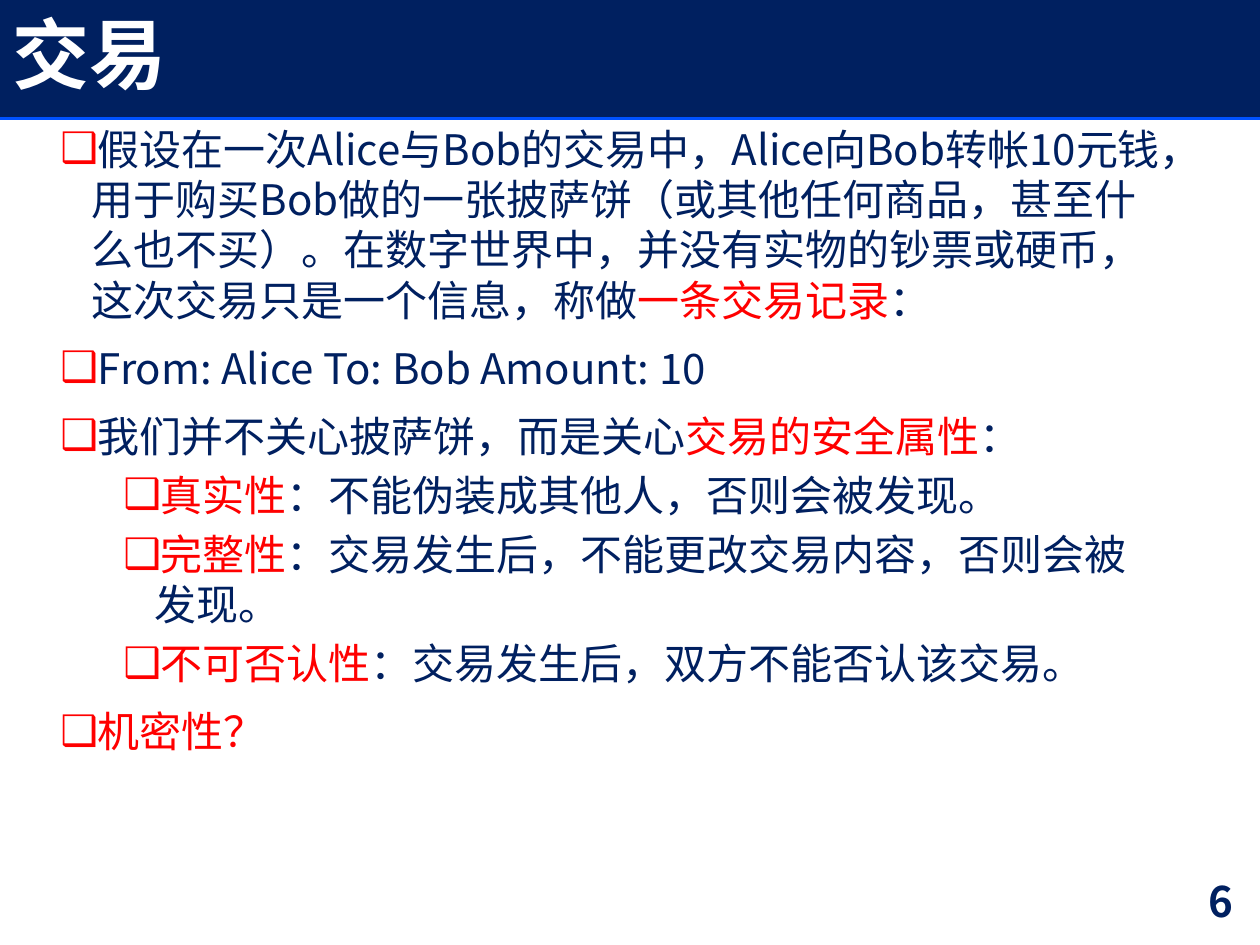
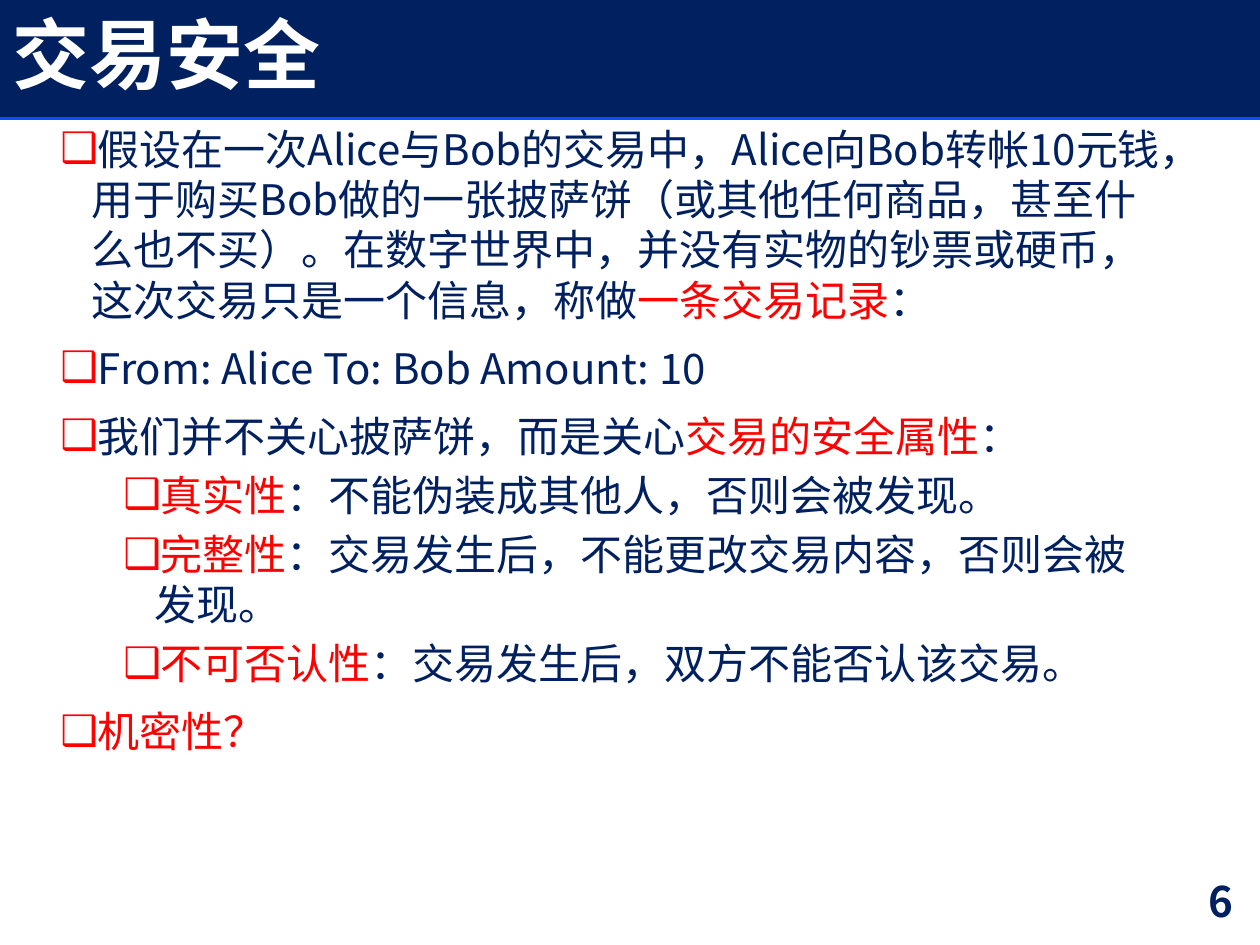
Before and after one commit to YuZhang/Security-Courseware, a slide deck: slide 6 of advance/supplyments/bitcoin.pptx. Drawn at 1260x945 pixels with LibreOffice and Linux fonts; fonts in the diff are those of the drawing. Boxes give left, top, right and bottom in pixels: in the first picture for what was removed or moved away, otherwise in the second. Text is boxed around its words. In the diff, an @@ line names an element or a change of style, - is before the commit and + after.

```diff
--- a/advance/supplyments/bitcoin.pptx
+++ b/advance/supplyments/bitcoin.pptx
@@ title at <box>13,16,321,91</box>: text changed @@
-交易
+交易安全
```
Also in this commit, not shown: 3 other slides changed, 2 other files.
